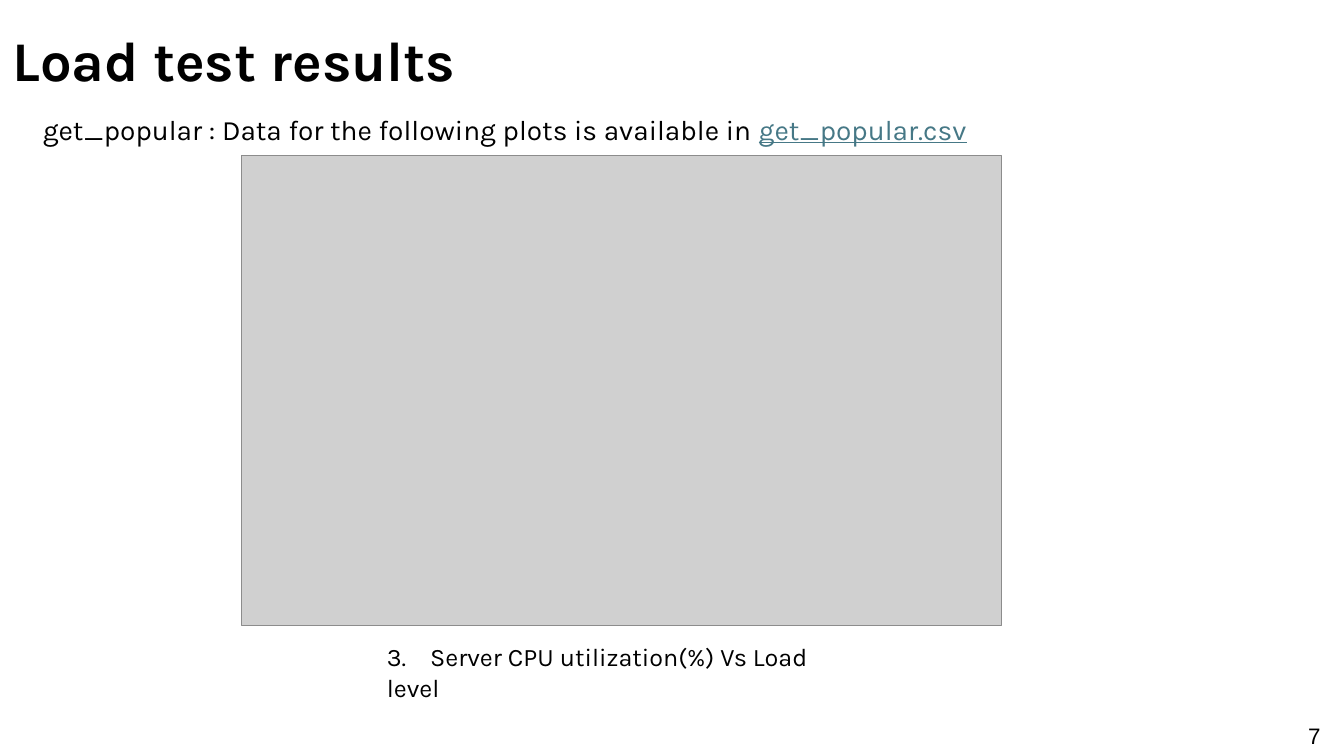
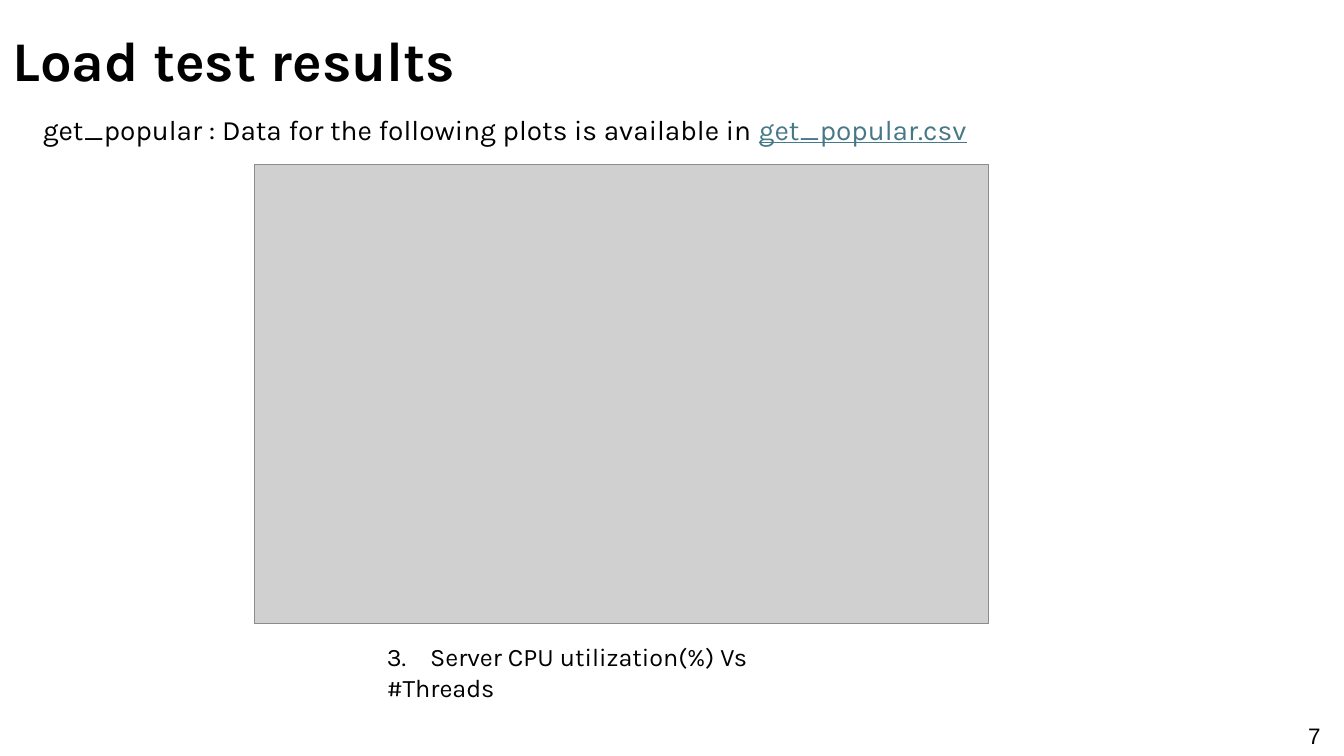
Before and after one commit to s1ddh3sh/CS744-project, a slide deck: slide 7 of 25M2113_project.pptx. Drawn at 1344x756 pixels with LibreOffice and Linux fonts; fonts in the diff are those of the drawing; grey boxes stand for pictures. Boxes give left, top, right and bottom in pixels: in the first picture for what was removed or moved away, otherwise in the second. Text is boxed around its words. In the diff, an @@ line names an element or a change of style, - is before the commit and + after.

```diff
--- a/25M2113_project.pptx
+++ b/25M2113_project.pptx
@@ picture: place and size @@
-picture at [242, 155, 1002, 626]
+picture at [254, 164, 989, 624]
@@ text at [387, 648, 747, 698]: text changed @@
-3. Server CPU utilization(%) Vs Load level
+3. Server CPU utilization(%) Vs #Threads
```
Also in this commit, not shown: 6 other slides changed, 1 slide added, 3 other files.
